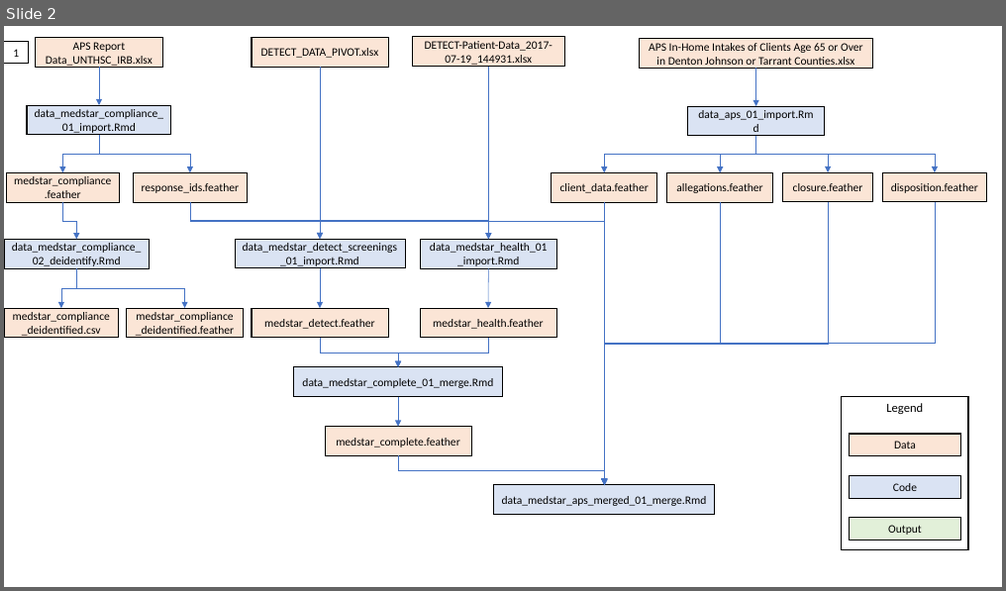
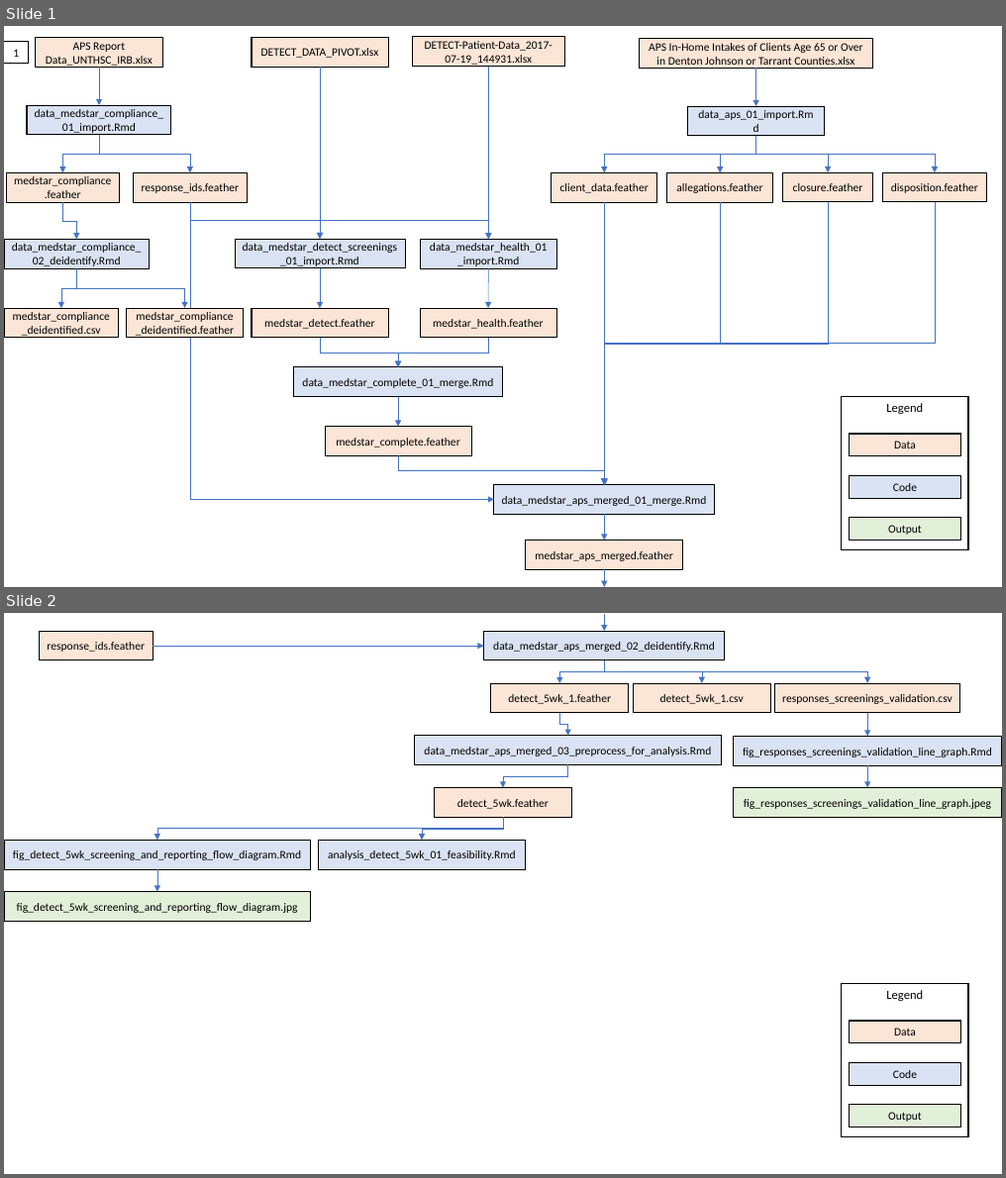
Before and after one commit to brad-cannell/detect_pilot_test_5w, a slide deck: images/project_file_flow_diagram.pptx. Shown one above the other, each under a label of ours: slide 2 before the commit, slides 1 and 2 after it. The pictures are 1006x591 and 1006x1178 pixels, drawn with LibreOffice and Linux fonts; fonts in the diff are those of the drawing. Boxes give left, top, right and bottom in pixels: in the first picture for what was removed or moved away, otherwise in the second. Text is boxed around its words. In the diff, an @@ line names an element or a change of style, - is before the commit and + after.

Commit message:
Updated project file flow diagram

```diff
--- a/images/project_file_flow_diagram.pptx
+++ b/images/project_file_flow_diagram.pptx
@@ slide 2 added at [4, 613, 1002, 1174], background #FFFFFF @@
@@ rectangle added at [40, 631, 152, 661], fill #FBE5D6, outline #000000 1 pt, 11 pt, text #000000 @@
+response_ids.feather
@@ rectangle added at [484, 631, 725, 661], fill #DAE3F3, outline #000000 1 pt, 11 pt, text #000000 @@
+data_medstar_aps_merged_02_deidentify.Rmd
@@ arrow added from (604, 614) to (604, 631), #4472C4 0.5 pt @@
@@ arrow added from (152, 646) to (484, 646), #4472C4 0.5 pt @@
@@ elbow arrow added from (604, 661) to (559, 683), #4472C4 0.5 pt @@
@@ elbow arrow added from (604, 661) to (702, 683), #4472C4 0.5 pt @@
@@ elbow arrow added from (604, 661) to (868, 683), #4472C4 0.5 pt @@
@@ rectangle added at [491, 683, 629, 713], fill #FBE5D6, outline #000000 1 pt, 11 pt, text #000000 @@
+detect_5wk_1.feather
@@ rectangle added at [634, 683, 770, 713], fill #FBE5D6, outline #000000 1 pt, 11 pt, text #000000 @@
+detect_5wk_1.csv
@@ rectangle added at [775, 683, 960, 713], fill #FBE5D6, outline #000000 1 pt, 11 pt, text #000000 @@
+responses_screenings_validation.csv
@@ elbow arrow added from (559, 713) to (568, 736), #4472C4 0.5 pt @@
@@ arrow added from (868, 713) to (868, 737), #4472C4 0.5 pt @@
@@ rectangle added at [415, 736, 721, 765], fill #DAE3F3, outline #000000 1 pt, 11 pt, text #000000 @@
+data_medstar_aps_merged_03_preprocess_for_analysis.Rmd
@@ rectangle added at [734, 737, 1002, 765], fill #DAE3F3, outline #000000 1 pt, 11 pt, text #000000 @@
+fig_responses_screenings_validation_line_graph.Rmd
@@ rectangle added at [435, 788, 571, 817], fill #FBE5D6, outline #000000 1 pt, 11 pt, text #000000 @@
+detect_5wk.feather
@@ elbow arrow added from (568, 765) to (503, 788), #4472C4 0.5 pt @@
@@ rectangle added at [734, 788, 1002, 817], fill #E2F0D9, outline #000000 1 pt, 11 pt, text #000000 @@
+fig_responses_screenings_validation_line_graph.jpeg
@@ arrow added from (868, 765) to (868, 788), #4472C4 0.5 pt @@
@@ elbow arrow added from (503, 817) to (157, 840), #4472C4 0.5 pt @@
@@ elbow arrow added from (503, 817) to (422, 840), #4472C4 0.5 pt @@
@@ rectangle added at [4, 840, 310, 869], fill #DAE3F3, outline #000000 1 pt, 11 pt, text #000000 @@
+fig_detect_5wk_screening_and_reporting_flow_diagram.Rmd
@@ rectangle added at [319, 840, 526, 869], fill #DAE3F3, outline #000000 1 pt, 11 pt, text #000000 @@
+analysis_detect_5wk_01_feasibility.Rmd
@@ arrow added from (157, 869) to (157, 891), #4472C4 0.5 pt @@
@@ rectangle added at [5, 891, 310, 921], fill #E2F0D9, outline #000000 1 pt, 11 pt, text #000000 @@
+fig_detect_5wk_screening_and_reporting_flow_diagram.jpg
@@ group added at [842, 984, 969, 1137]: 4 rectangles @@
+Legend
+Data
+Code
+Output
@@ what was slide 2 is now slide 1 @@
@@ slide 1 changed as well @@
@@ elbow arrow moved from (190, 202) - (604, 485) to (190, 202) - (494, 500) @@
@@ arrow added from (604, 515) to (604, 541), #4472C4 0.5 pt @@
@@ rectangle added at [526, 541, 683, 570], fill #FBE5D6, outline #000000 1 pt, 11 pt, text #000000 @@
+medstar_aps_merged.feather
@@ arrow added from (604, 570) to (604, 587), #4472C4 0.5 pt @@
```
Also in this commit, not shown: 1 slide removed.
